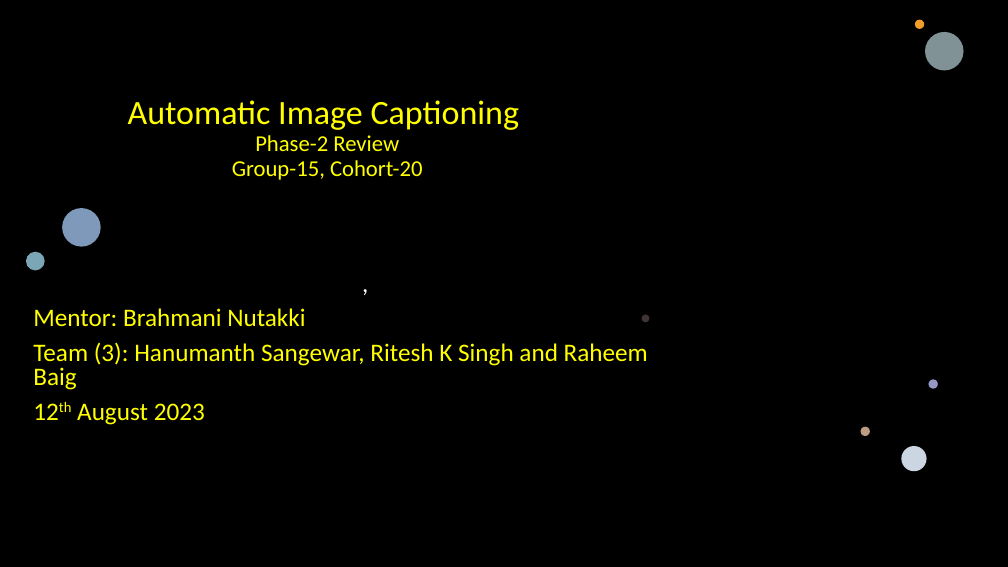
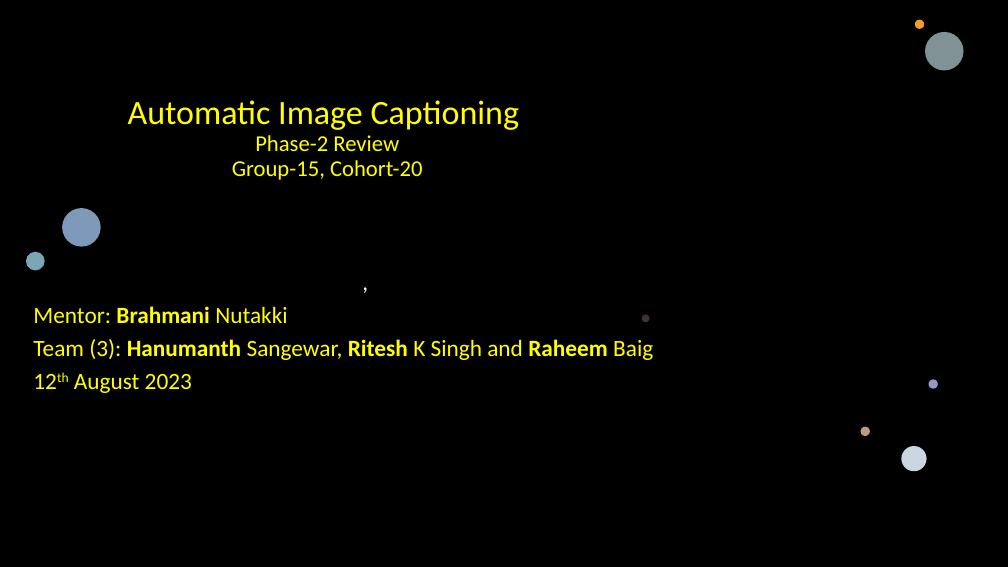
Before and after one commit to B20G15/b20g15_automatic_image_captioning, a slide deck: slide 1 of Docs/AutomaticImageCaptioning_Phase_2_Review_Grp15_B20_12Aug2023.pptx. Drawn at 1008x567 pixels with LibreOffice and Linux fonts; fonts in the diff are those of the drawing; background and template pictures are left out; a plain dark background stands for a picture behind light text. Boxes give left, top, right and bottom in pixels: in the first picture for what was removed or moved away, otherwise in the second. Text is boxed around its words. In the diff, an @@ line names an element or a change of style, - is before the commit and + after.

Commit message:
Uploading the slides with better presention format

```diff
--- a/Docs/AutomaticImageCaptioning_Phase_2_Review_Grp15_B20_12Aug2023.pptx
+++ b/Docs/AutomaticImageCaptioning_Phase_2_Review_Grp15_B20_12Aug2023.pptx
@@ subtitle "," at box(33, 306, 653, 393): size 24 to 22.2 pt; bold on in "Brahmani", "Hanumanth Ritesh Raheem" @@
```
Also in this commit, not shown: 6 other slides changed.
